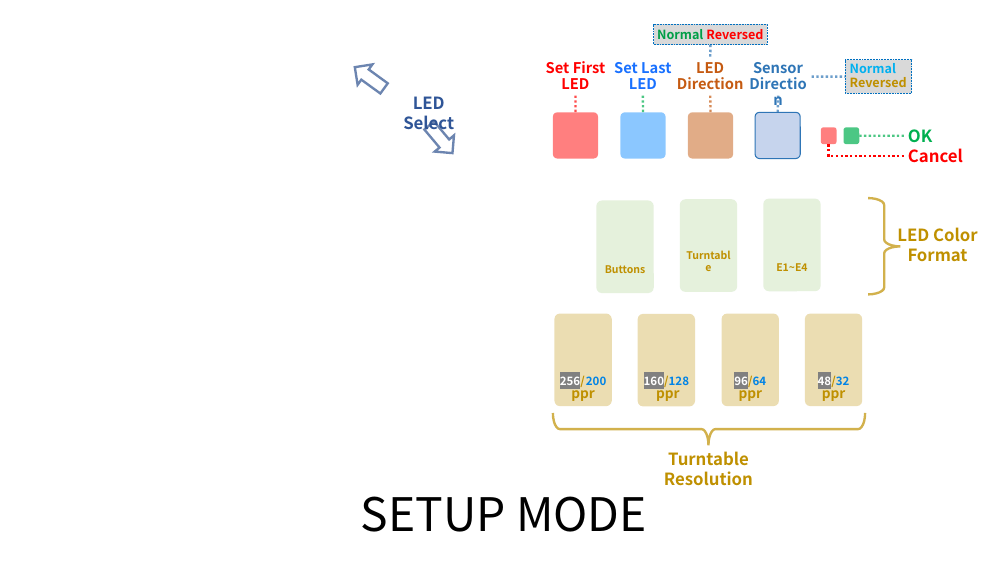
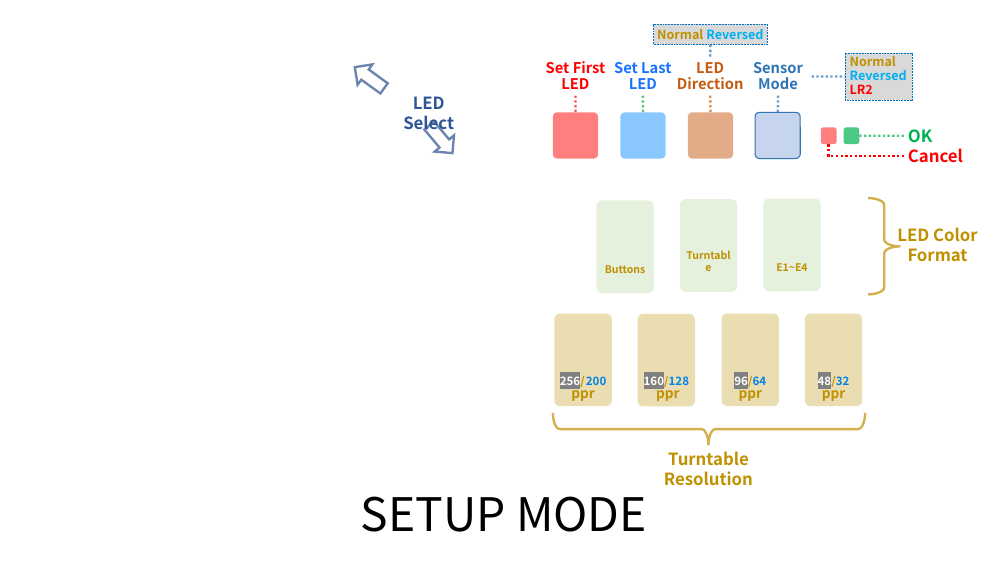
Before and after one commit to whowechina/iidx_pico, a slide deck: slide 5 of doc/Firmware_manual.pptx. Drawn at 1008x567 pixels with LibreOffice and Linux fonts; fonts in the diff are those of the drawing; background and template pictures are left out. Boxes give left, top, right and bottom in pixels: in the first picture for what was removed or moved away, otherwise in the second. Text is boxed around its words. In the diff, an @@ line names an element or a change of style, - is before the commit and + after.

Commit message:
LR2 mode in sensor setup

```diff
--- a/doc/Firmware_manual.pptx
+++ b/doc/Firmware_manual.pptx
@@ rectangle "Normal Reversed" at (x1=654, y1=24, x2=768, y2=45): text colour #009E47 to #BF9000 in "Normal"; text colour #FF0000 to #00B0F0 in "Reversed" @@
@@ rectangle "Normal" resized from (x1=845, y1=60, x2=912, y2=93) to (x1=845, y1=53, x2=913, y2=101) @@
@@ text in rectangle at (x1=850, y1=53, x2=896, y2=66): text colour #00B0F0 to #BF9000 in "Normal" @@
@@ text at (x1=758, y1=77, x2=798, y2=89): text changed @@
-Direction
+Mode
@@ text in rectangle at (x1=850, y1=70, x2=907, y2=94): text changed; text colour #BF9000 to #00B0F0 @@
-Reversed
+Reversed
+LR2
```
Also in this commit, not shown: 5 other files.
